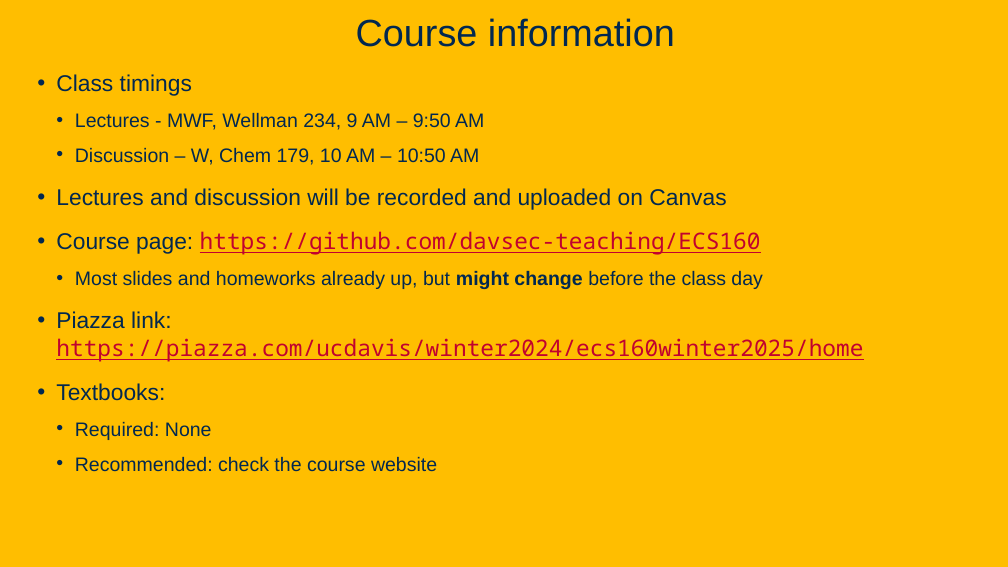
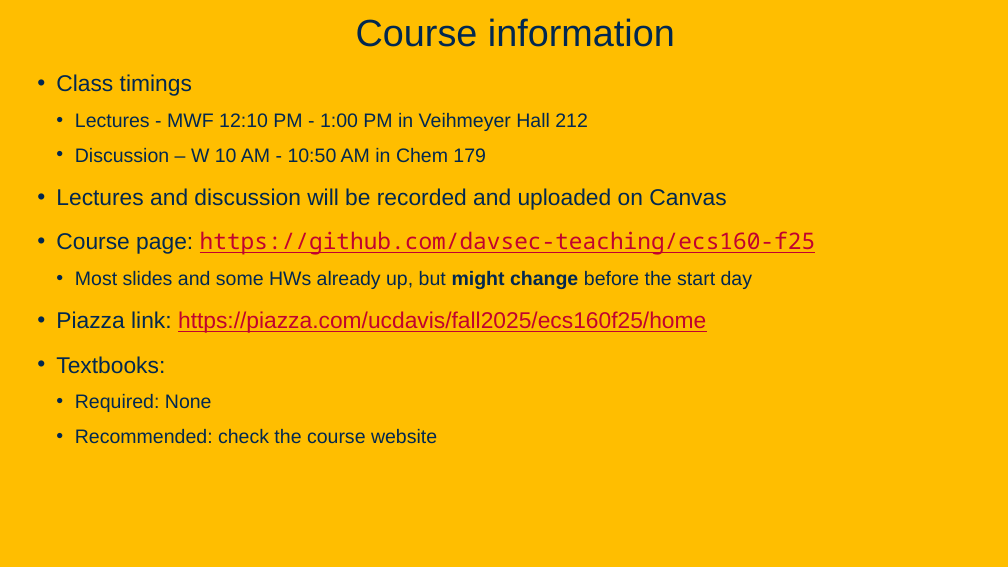
Before and after one commit to davsec-teaching/ecs160-f25, a slide deck: slide 4 of slides/1_logistics_and_course_introduction.pptx. Drawn at 1008x567 pixels with LibreOffice and Linux fonts; fonts in the diff are those of the drawing; background and template pictures are left out. Boxes give left, top, right and bottom in pixels: in the first picture for what was removed or moved away, otherwise in the second. Text is boxed around its words. In the diff, an @@ line names an element or a change of style, - is before the commit and + after.

```diff
--- a/slides/1_logistics_and_course_introduction.pptx
+++ b/slides/1_logistics_and_course_introduction.pptx
@@ text at (x1=75, y1=113, x2=588, y2=163): text changed @@
-  • Lectures - MWF, Wellman 234, 9 AM – 9:50 AM
-  • Discussion – W, Chem 179, 10 AM – 10:50 AM
+  • Lectures - MWF 12:10 PM - 1:00 PM in Veihmeyer Hall 212
+  • Discussion – W 10 AM - 10:50 AM in Chem 179
@@ text at (x1=56, y1=231, x2=816, y2=333): text changed; font Noto Sans Mono to Arial @@
-• Course page: https://github.com/davsec-teaching/ECS160
-  • Most slides and homeworks already up, but might change before the class day
-• Piazza link: https://piazza.com/ucdavis/winter2024/ecs160winter2025/home
+• Course page: https://github.com/davsec-teaching/ecs160-f25
+  • Most slides and some HWs already up, but might change before the start day
+• Piazza link: https://piazza.com/ucdavis/fall2025/ecs160f25/home
```
Also in this commit, not shown: 10 other slides changed, 12 slides added.
